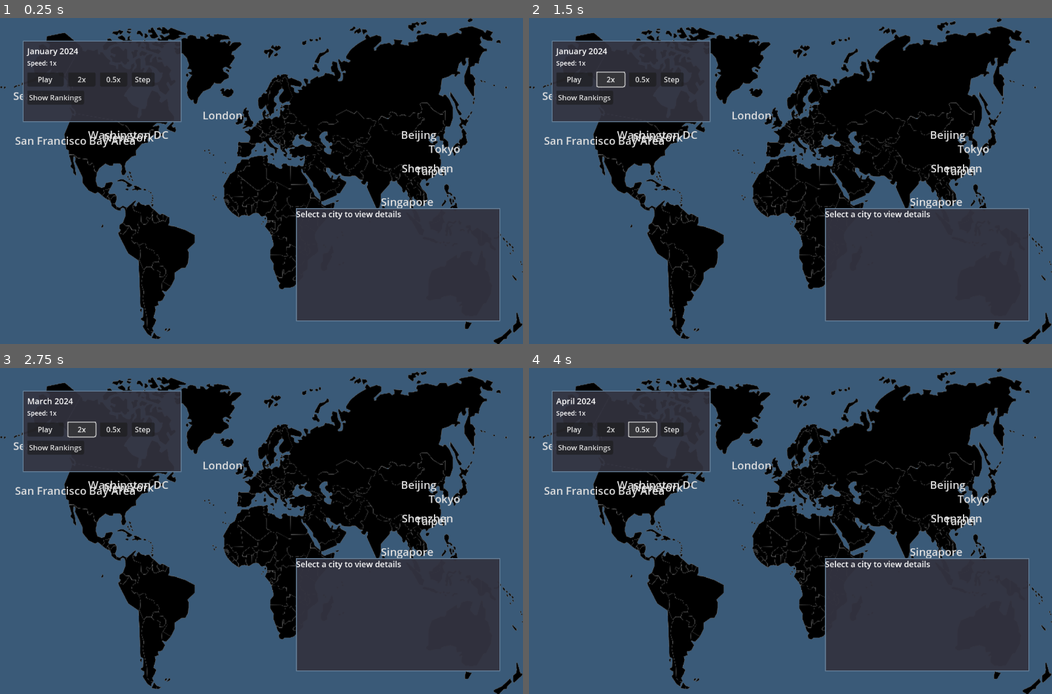
Above: before the commit, frames 1-4 (two rows, left to right).
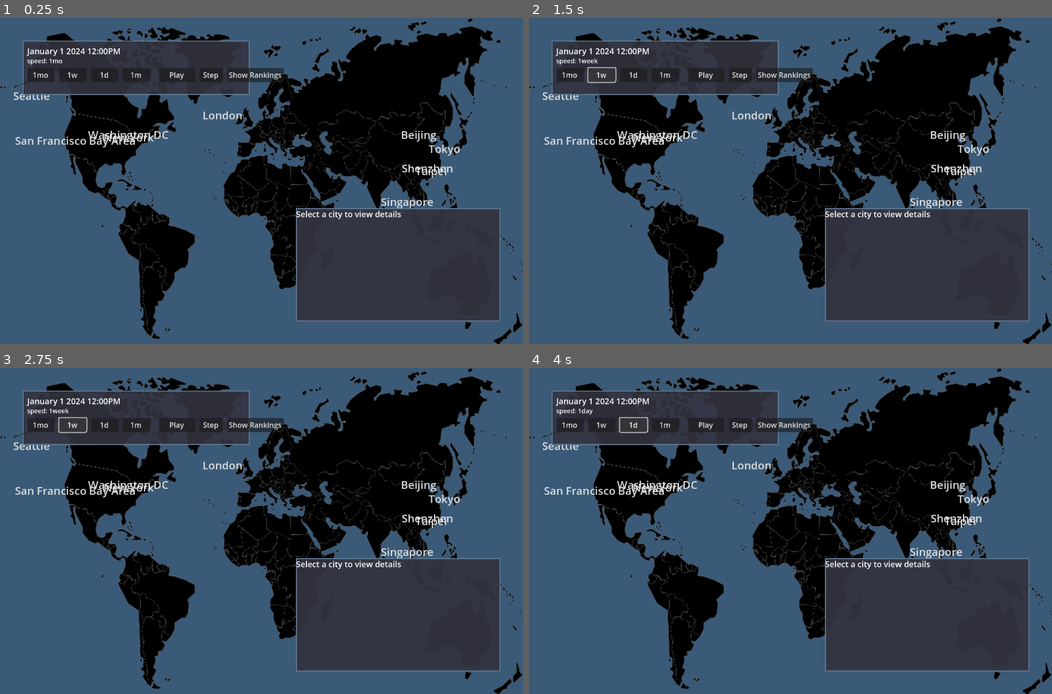
Above: after the commit, the same moments.

Repository: dwks/best-laid-plan-game
Game: Godot game, scene res://scenes/main.tscn
Same seed, same stepped clock (60 frames per second), same inputs: the game is played once before the commit and once after it.
Inputs (mouse positions are in pixels of both pictures, inside the frame that each line leads up to):
- Up to frame 1 (0.25 s): no input
- Up to frame 2 (1.5 s): click (570, 73) at 0.5 s, where only the run after the commit has a clickable "1mo"; click (612, 79) at 1.25 s, where only the run before the commit has a clickable "2x"
- Up to frame 3 (2.75 s): click (73, 423) at 2 s, where only the run after the commit has a clickable "1w"
- Up to frame 4 (4 s): click (644, 429) at 2.75 s, where only the run before the commit has a clickable "0.5x"; click (633, 423) at 3.5 s, where only the run after the commit has a clickable "1d"

The runs differ from the first frame. In frame 1, 5.7% of the frame differs, in the area x 4-55%, y 6-33%; in frame 2, 5.8%; in frame 3, 5.9%; in frame 4, 5.9%.

Commit message:
simulate mon, week, day, min

Diff:
--- a/scripts/game_manager.gd
+++ b/scripts/game_manager.gd
@@ -3,13 +3,18 @@
 signal city_selected(city_name: String)
 signal year_changed(year: int)
 signal month_changed(year: int, month: int)
+signal time_changed(year: int, month: int, day: int, hour: int, minute: int)
 
 var selected_city: String = ""
 var world_state: Dictionary = {}
 var year: int = 2024
 var month: int = 1  # 1-12
+var day: int = 1    # 1-31
+var hour: int = 12   # 0-23
+var minute: int = 0  # 0-59
 var companies: Dictionary = {}
 var simulation_speed: float = 1.0  # Steps per second
+var time_unit: String = "month"  # month, week, day, minute
 var is_simulation_running: bool = false
 var simulation_timer: Timer
 
@@ -225,7 +230,48 @@
 
 func _on_simulation_tick():
 	if is_simulation_running:
+		advance_time()
+
+func advance_time():
+	match time_unit:
+		"month":
+			advance_month()
+		"week":
+			advance_week()
+		"day":
+			advance_day()
+		"minute":
+			advance_minute()
+
+func advance_minute():
+	minute += 1
+	if minute >= 60:
+		minute = 0
+		advance_hour()
+	time_changed.emit(year, month, day, hour, minute)
+
+func advance_hour():
+	hour += 1
+	if hour >= 24:
+		hour = 0
+		advance_day()
+	time_changed.emit(year, month, day, hour, minute)
+
+func advance_day():
+	day += 1
+	var days_in_month = get_days_in_month(month, year)
+	if day > days_in_month:
+		day = 1
 		advance_month()
+	time_changed.emit(year, month, day, hour, minute)
+
+func advance_week():
+	day += 7
+	var days_in_month = get_days_in_month(month, year)
+	if day > days_in_month:
+		day -= days_in_month
+		advance_month()
+	time_changed.emit(year, month, day, hour, minute)
 
 func advance_month():
 	month += 1
@@ -235,12 +281,35 @@
 		year_changed.emit(year)
 
 	month_changed.emit(year, month)
+	time_changed.emit(year, month, day, hour, minute)
 	update_world()
+
+func get_days_in_month(month: int, year: int) -> int:
+	match month:
+		1, 3, 5, 7, 8, 10, 12:
+			return 31
+		4, 6, 9, 11:
+			return 30
+		2:
+			# Simple leap year calculation
+			if year % 4 == 0 and (year % 100 != 0 or year % 400 == 0):
+				return 29
+			else:
+				return 28
+		_:
+			return 30
 
 func advance_year():
 	# Keep this for step button compatibility
 	for i in range(12):
 		advance_month()
+
+func set_time_unit(unit: String):
+	time_unit = unit
+	print("Time unit set to: ", time_unit)
+
+func step_time():
+	advance_time()
 
 func update_world():
 	# Update all company capabilities based on time progression
--- a/scripts/world_map.gd
+++ b/scripts/world_map.gd
@@ -27,7 +27,7 @@
 	await get_tree().process_frame
 	GameManager.city_selected.connect(_on_city_selected)
 	GameManager.year_changed.connect(_on_year_changed)
-	GameManager.month_changed.connect(_on_month_changed)
+	GameManager.time_changed.connect(_on_time_changed)
 	get_viewport().size_changed.connect(_on_viewport_size_changed)
 	load_world_map()
 	create_city_buttons()
@@ -162,7 +162,7 @@
 	# Create simulation control panel
 	var control_panel = Panel.new()
 	control_panel.position = Vector2(50, 50)
-	control_panel.custom_minimum_size = Vector2(350, 180)
+	control_panel.custom_minimum_size = Vector2(500, 120)
 	control_panel.name = "SimulationControlPanel"
 
 	var style = StyleBoxFlat.new()
@@ -174,60 +174,72 @@
 	style.border_color = Color(0.4, 0.5, 0.6, 1)
 	control_panel.add_theme_stylebox_override("panel", style)
 
-	# Year/Month display
-	var year_label = Label.new()
-	year_label.position = Vector2(10, 10)
-	year_label.text = get_month_name(GameManager.month) + " " + str(GameManager.year)
-	year_label.add_theme_font_size_override("font_size", 18)
-	control_panel.add_child(year_label)
-
-	# Simulation speed control
+	# Date/Time display
+	var datetime_label = Label.new()
+	datetime_label.position = Vector2(10, 10)
+	datetime_label.text = format_datetime()
+	datetime_label.add_theme_font_size_override("font_size", 18)
+	control_panel.add_child(datetime_label)
+
+	# Speed display
 	var speed_label = Label.new()
-	speed_label.position = Vector2(10, 40)
-	speed_label.text = "Speed: 1x"
+	speed_label.position = Vector2(10, 35)
+	speed_label.text = "speed: 1mo"
 	speed_label.add_theme_font_size_override("font_size", 14)
 	control_panel.add_child(speed_label)
 
-	# Play/Pause button
+	# Speed buttons
+	var speed_1mo_button = Button.new()
+	speed_1mo_button.position = Vector2(10, 60)
+	speed_1mo_button.custom_minimum_size = Vector2(60, 25)
+	speed_1mo_button.text = "1mo"
+	speed_1mo_button.pressed.connect(_on_speed_month)
+	control_panel.add_child(speed_1mo_button)
+
+	var speed_1w_button = Button.new()
+	speed_1w_button.position = Vector2(80, 60)
+	speed_1w_button.custom_minimum_size = Vector2(60, 25)
+	speed_1w_button.text = "1w"
+	speed_1w_button.pressed.connect(_on_speed_week)
+	control_panel.add_child(speed_1w_button)
+
+	var speed_1d_button = Button.new()
+	speed_1d_button.position = Vector2(150, 60)
+	speed_1d_button.custom_minimum_size = Vector2(60, 25)
+	speed_1d_button.text = "1d"
+	speed_1d_button.pressed.connect(_on_speed_day)
+	control_panel.add_child(speed_1d_button)
+
+	var speed_1m_button = Button.new()
+	speed_1m_button.position = Vector2(220, 60)
+	speed_1m_button.custom_minimum_size = Vector2(60, 25)
+	speed_1m_button.text = "1m"
+	speed_1m_button.pressed.connect(_on_speed_minute)
+	control_panel.add_child(speed_1m_button)
+
+	# Play/Stop button
 	var play_button = Button.new()
-	play_button.position = Vector2(10, 70)
-	play_button.custom_minimum_size = Vector2(80, 30)
+	play_button.position = Vector2(300, 60)
+	play_button.custom_minimum_size = Vector2(80, 25)
 	play_button.text = "Play"
 	play_button.pressed.connect(_on_play_pause_pressed)
 	control_panel.add_child(play_button)
 
-	# Speed up button
-	var speed_up_button = Button.new()
-	speed_up_button.position = Vector2(100, 70)
-	speed_up_button.custom_minimum_size = Vector2(60, 30)
-	speed_up_button.text = "2x"
-	speed_up_button.pressed.connect(func(): GameManager.simulation_speed = 2.0)
-	control_panel.add_child(speed_up_button)
-
-	# Speed down button
-	var speed_down_button = Button.new()
-	speed_down_button.position = Vector2(170, 70)
-	speed_down_button.custom_minimum_size = Vector2(60, 30)
-	speed_down_button.text = "0.5x"
-	speed_down_button.pressed.connect(func(): GameManager.simulation_speed = 0.5)
-	control_panel.add_child(speed_down_button)
-
 	# Step button
 	var step_button = Button.new()
-	step_button.position = Vector2(240, 70)
-	step_button.custom_minimum_size = Vector2(50, 30)
+	step_button.position = Vector2(390, 60)
+	step_button.custom_minimum_size = Vector2(50, 25)
 	step_button.text = "Step"
 	step_button.pressed.connect(_on_step_pressed)
 	control_panel.add_child(step_button)
 
-	# Leaderboard toggle button
-	var leaderboard_button = Button.new()
-	leaderboard_button.position = Vector2(10, 110)
-	leaderboard_button.custom_minimum_size = Vector2(120, 30)
-	leaderboard_button.text = "Show Rankings"
-	leaderboard_button.pressed.connect(_on_leaderboard_toggle)
-	control_panel.add_child(leaderboard_button)
-
+	# Show/Hide Rankings button
+	var rankings_button = Button.new()
+	rankings_button.position = Vector2(450, 60)
+	rankings_button.custom_minimum_size = Vector2(120, 25)
+	rankings_button.text = "Show Rankings"
+	rankings_button.pressed.connect(_on_leaderboard_toggle)
+	control_panel.add_child(rankings_button)
 
 	add_child(control_panel)
 
@@ -235,13 +247,63 @@
 	create_company_panel()
 
 func _on_step_pressed():
-	GameManager.advance_month()
+	GameManager.step_time()
+
+func _on_speed_month():
+	GameManager.set_time_unit("month")
+	update_speed_display()
+
+func _on_speed_week():
+	GameManager.set_time_unit("week")
+	update_speed_display()
+
+func _on_speed_day():
+	GameManager.set_time_unit("day")
+	update_speed_display()
+
+func _on_speed_minute():
+	GameManager.set_time_unit("minute")
+	update_speed_display()
+
+func update_speed_display():
+	var control_panel = get_node("SimulationControlPanel")
+	if control_panel:
+		var speed_label = control_panel.get_child(1)
+		if speed_label:
+			speed_label.text = "speed: 1" + GameManager.time_unit
+
+func format_datetime() -> String:
+	var month_name = get_month_name(GameManager.month)
+	var am_pm = "AM" if GameManager.hour < 12 else "PM"
+	var display_hour = GameManager.hour
+	if display_hour == 0:
+		display_hour = 12
+	elif display_hour > 12:
+		display_hour -= 12
+
+	return "%s %d %d %d:%02d%s" % [
+		month_name,
+		GameManager.day,
+		GameManager.year,
+		display_hour,
+		GameManager.minute,
+		am_pm
+	]
 
 func _on_play_pause_pressed():
 	if GameManager.is_simulation_running:
 		GameManager.stop_simulation()
+		update_play_button_text()
 	else:
 		GameManager.start_simulation()
+		update_play_button_text()
+
+func update_play_button_text():
+	var control_panel = get_node("SimulationControlPanel")
+	if control_panel:
+		var play_button = control_panel.get_child(6)
+		if play_button:
+			play_button.text = "Stop" if GameManager.is_simulation_running else "Play"
 
 func _on_leaderboard_toggle():
 	company_panel_visible = !company_panel_visible
@@ -252,9 +314,9 @@
 	# Update button text
 	var control_panel = get_node("SimulationControlPanel")
 	if control_panel:
-		var leaderboard_button = control_panel.get_child(6)  # 7th child (0-indexed) - leaderboard button
-		if leaderboard_button:
-			leaderboard_button.text = "Hide Rankings" if company_panel_visible else "Show Rankings"
+		var rankings_button = control_panel.get_child(8)
+		if rankings_button:
+			rankings_button.text = "Hide Rankings" if company_panel_visible else "Show Rankings"
 
 func _on_year_changed(new_year: int):
 	# Update year display
@@ -274,13 +336,21 @@
 	if GameManager.selected_city != "":
 		update_info_panel(GameManager.selected_city)
 
-func _on_month_changed(new_year: int, new_month: int):
-	# Update month display
+func _on_time_changed(year: int, month: int, day: int, hour: int, minute: int):
+	# Update datetime display
 	var control_panel = get_node("SimulationControlPanel")
 	if control_panel:
-		var year_label = control_panel.get_child(0)
-		if year_label:
-			year_label.text = get_month_name(new_month) + " " + str(new_year)
+		var datetime_label = control_panel.get_child(0)
+		if datetime_label:
+			datetime_label.text = format_datetime()
+
+		# Update speed display
+		var speed_label = control_panel.get_child(1)
+		if speed_label:
+			speed_label.text = "speed: 1" + GameManager.time_unit
+
+		# Update play button text
+		update_play_button_text()
 
 	# Update city buttons with new company data
 	update_city_buttons()
